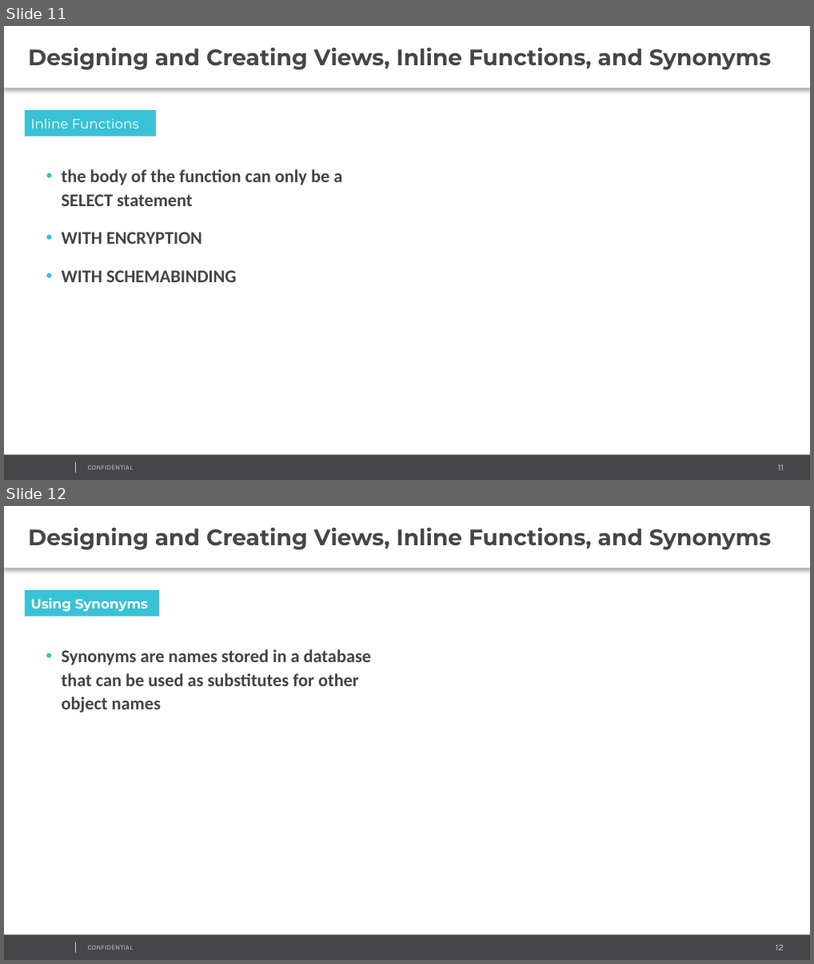
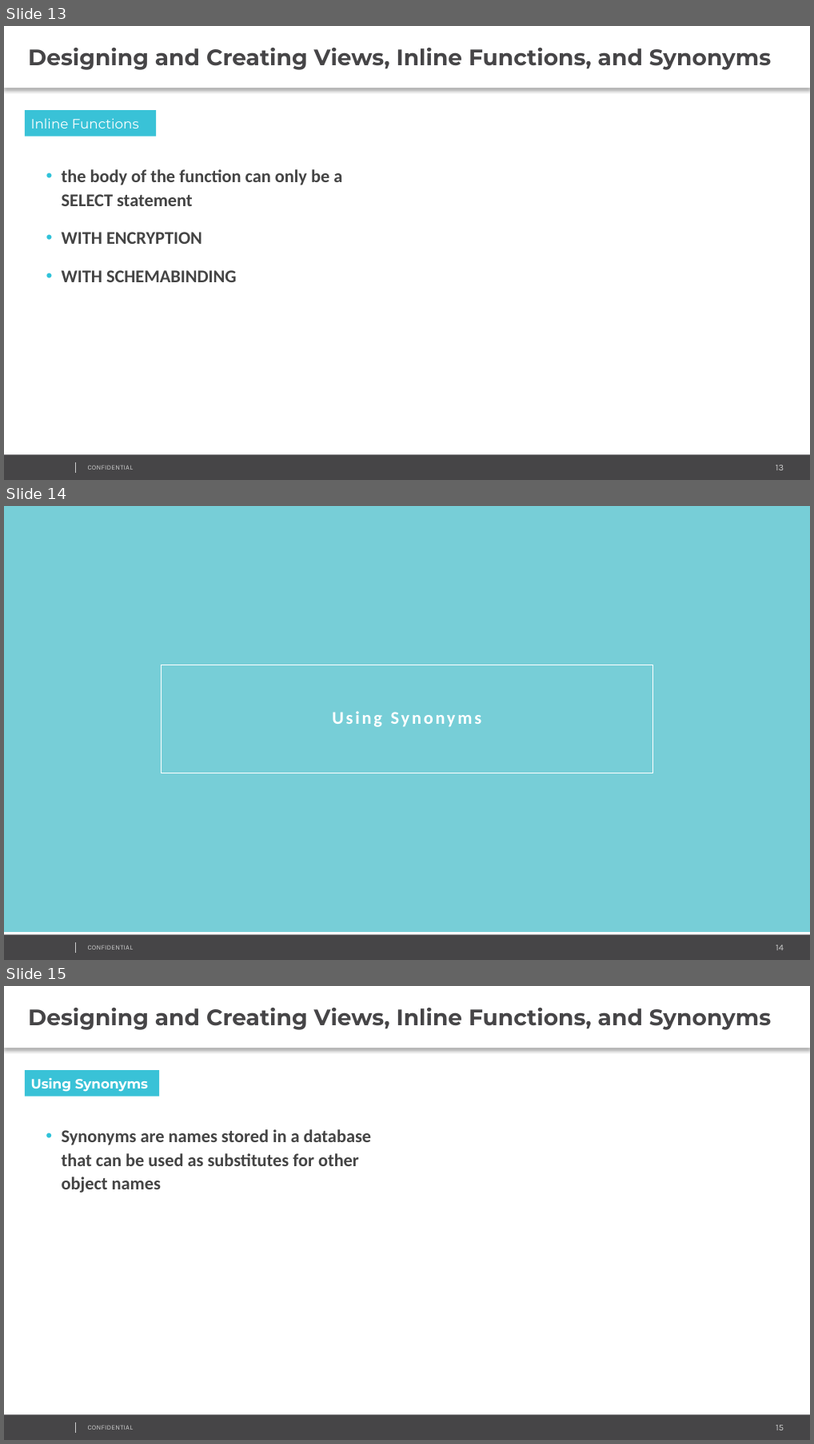
Before and after one commit to AndreyQC/MSBI.Lab, a slide deck: MSBI.Lecture.07/MSBI.Dev.S19E07.pptx. Shown one above the other, each under a label of ours: slides 11 and 12 before the commit, slides 13, 14 and 15 after it. The pictures are 814x964 and 814x1444 pixels, drawn with LibreOffice and Linux fonts; fonts in the diff are those of the drawing; background and template pictures are left out. Boxes give left, top, right and bottom in pixels: in the first picture for what was removed or moved away, otherwise in the second. Text is boxed around its words. In the diff, an @@ line names an element or a change of style, - is before the commit and + after.

```diff
--- a/MSBI.Lecture.07/MSBI.Dev.S19E07.pptx
+++ b/MSBI.Lecture.07/MSBI.Dev.S19E07.pptx
@@ slide 14 added at [4, 506, 810, 960], background #FFFFFF; not listed: 4 template elements that a slide beside it also shows @@
@@ rectangle added at [4, 506, 810, 932], fill #77CED7 @@
@@ rectangle added at [162, 665, 653, 772], outline #FFFFFF 0.75 pt @@
@@ text added at [332, 711, 482, 727], 16 pt, text #FFFFFF, bold @@
+Using Synonyms
@@ what was slide 11 is now slide 13 @@
@@ page number at [776, 464, 784, 470]: text changed @@
-11
+13
@@ what was slide 12 is now slide 15 @@
```
Also in this commit, not shown: 1 slide changed, 9 other slides added, 2 slides removed, 10 other files.
